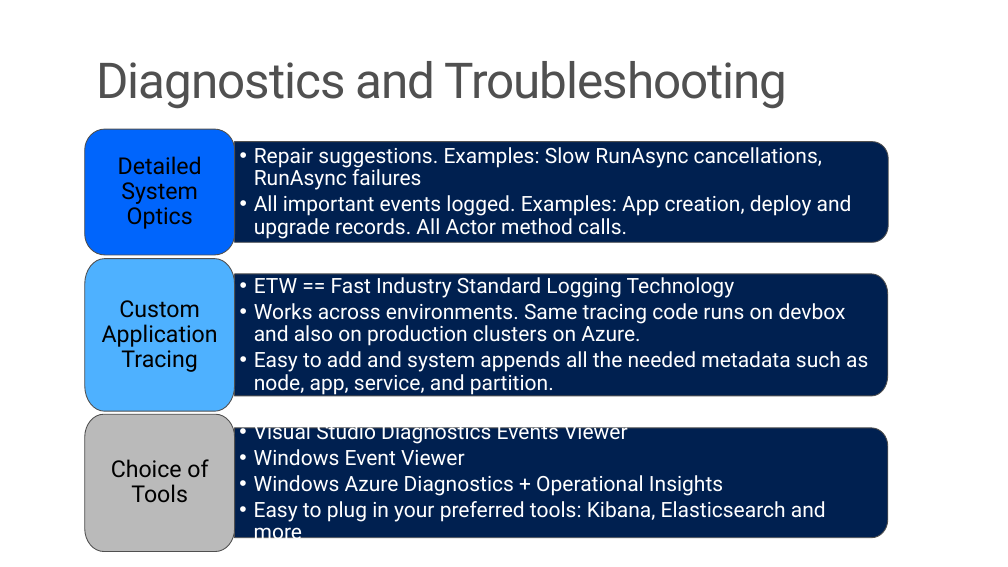
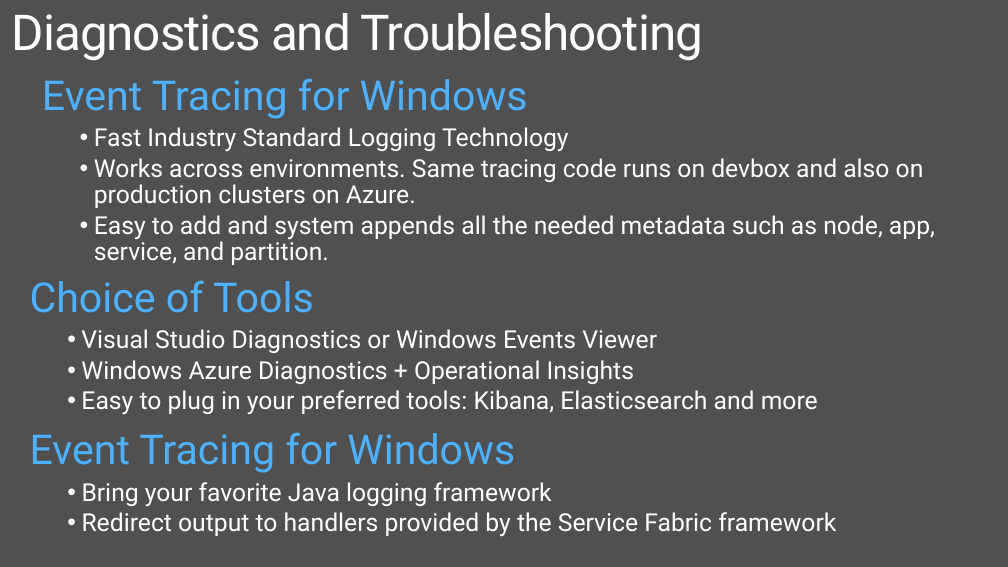
Before and after one commit to brentstineman/PersonalStuff, a slide deck: slide 29 of Presentations/Service Fabric/ServiceFabric Introduction.pptx (slide 27 before the commit). Drawn at 1008x567 pixels with LibreOffice and Linux fonts; fonts in the diff are those of the drawing. Boxes give left, top, right and bottom in pixels: in the first picture for what was removed or moved away, otherwise in the second. Text is boxed around its words. In the diff, an @@ line names an element or a change of style, - is before the commit and + after.

```diff
--- a/Presentations/Service Fabric/ServiceFabric Introduction.pptx
+++ b/Presentations/Service Fabric/ServiceFabric Introduction.pptx
@@ background #FFFFFF to #505050 @@
@@ title "Diagnostics and Troubleshooting": place and size @@
-title "Diagnostics and Troubleshooting" at [97, 61, 788, 109]
+title "Diagnostics and Troubleshooting" at [12, 13, 703, 61]
@@ title "Diagnostics and Troubleshooting" at [12, 13, 703, 61]: text colour #505050 to #FFFFFF @@
@@ text added at [42, 78, 935, 265], 24 pt, text #FFFFFF @@
+  Event Tracing for Windows
+    •• Fast Industry Standard Logging Technology
+    •• Works across environments. Same tracing code runs on devbox and also on production clusters on Azure.
+    •• Easy to add and system appends all the needed metadata such as node, app, service, and partition.
@@ freeform shape removed at [84, 129, 234, 255] @@
-Detailed System Optics
@@ freeform shape removed at [234, 142, 888, 242] @@
-  •• Repair suggestions. Examples: Slow RunAsync cancellations, RunAsync failures
-  •• All important events logged. Examples: App creation, deploy and upgrade records. All Actor method calls.
@@ freeform shape removed at [84, 259, 234, 411] @@
-Custom Application Tracing
@@ text added at [30, 280, 818, 414], 24 pt, text #FFFFFF @@
+  Choice of Tools
+    •• Visual Studio Diagnostics or Windows Events Viewer
+    •• Windows Azure Diagnostics + Operational Insights
+    •• Easy to plug in your preferred tools: Kibana, Elasticsearch and more
@@ freeform shape removed at [234, 274, 887, 397] @@
-  •• ETW == Fast Industry Standard Logging Technology
-  •• Works across environments. Same tracing code runs on devbox and also on production clusters on Azure.
-  •• Easy to add and system appends all the needed metadata such as node, app, service, and partition.
@@ freeform shape removed at [84, 414, 234, 551] @@
-Choice of Tools
@@ text added at [30, 432, 836, 537], 24 pt, text #FFFFFF @@
+  Event Tracing for Windows
+    •• Bring your favorite Java logging framework
+    •• Redirect output to handlers provided by the Service Fabric framework
@@ freeform shape removed at [234, 428, 888, 537] @@
-  •• Visual Studio Diagnostics Events Viewer
-  •• Windows Event Viewer
-  •• Windows Azure Diagnostics + Operational Insights
-  •• Easy to plug in your preferred tools: Kibana, Elasticsearch and more
```
Also in this commit, not shown: 9 other slides changed, 7 slides added, 3 slides removed.
